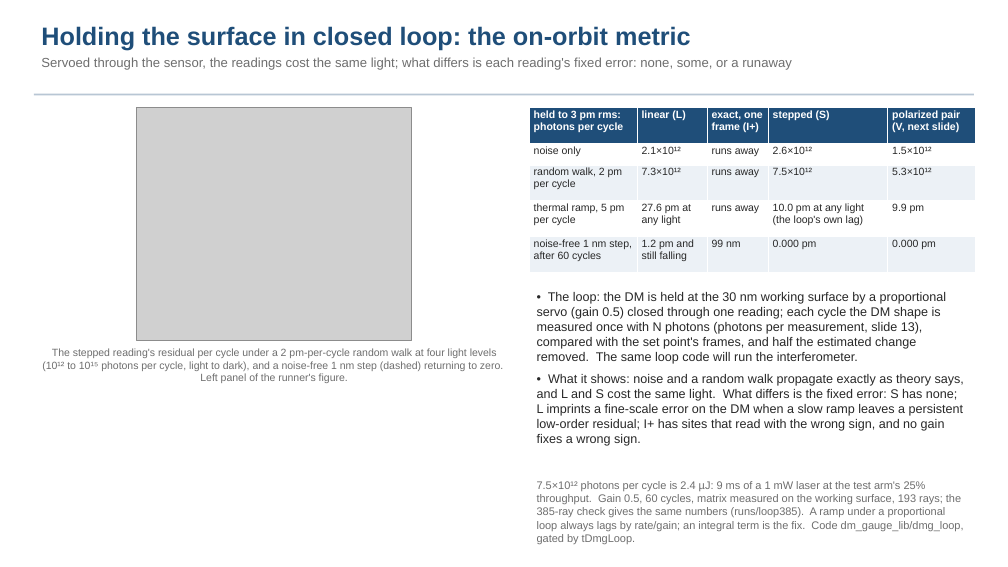
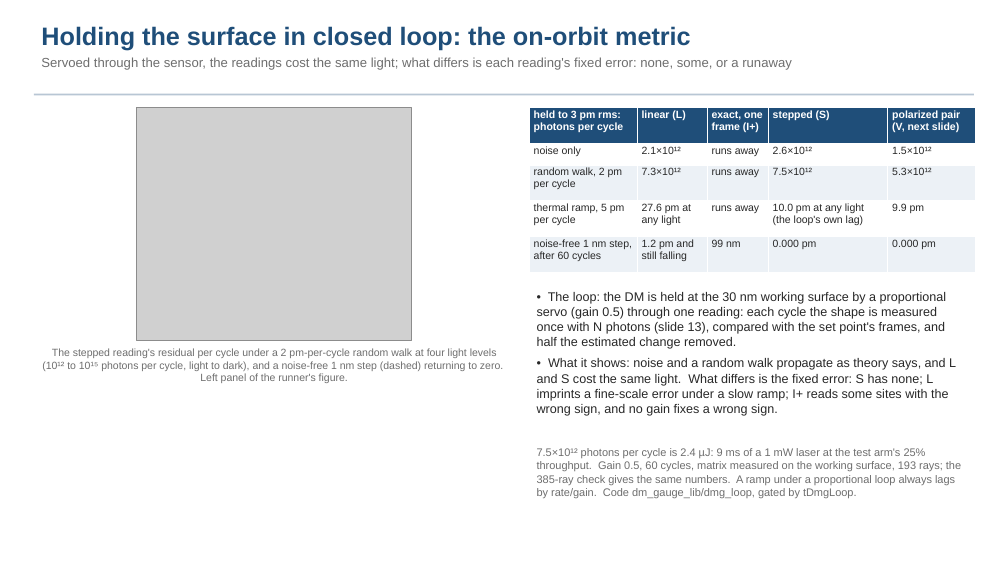
Before and after one commit to nasa-jpl/macos, a slide deck: slide 14 of demo_session/deck_zwfs.pptx. Drawn at 1008x567 pixels with LibreOffice and Linux fonts; fonts in the diff are those of the drawing; grey boxes stand for pictures. Boxes give left, top, right and bottom in pixels: in the first picture for what was removed or moved away, otherwise in the second. Text is boxed around its words. In the diff, an @@ line names an element or a change of style, - is before the commit and + after.

```diff
--- a/demo_session/deck_zwfs.pptx
+++ b/demo_session/deck_zwfs.pptx
@@ text at box(537, 292, 956, 416): text changed @@
-• The loop: the DM is held at the 30 nm working surface by a proportional servo (gain 0.5) closed through one reading; each cycle the DM shape is measured once with N photons (photons per measurement, slide 13), compared with the set point's frames, and half the estimated change removed. The same loop code will run the interferometer.
-• What it shows: noise and a random walk propagate exactly as theory says, and L and S cost the same light. What differs is the fixed error: S has none; L imprints a fine-scale error on the DM when a slow ramp leaves a persistent low-order residual; I+ has sites that read with the wrong sign, and no gain fixes a wrong sign.
+• The loop: the DM is held at the 30 nm working surface by a proportional servo (gain 0.5) through one reading: each cycle the shape is measured once with N photons (slide 13), compared with the set point's frames, and half the estimated change removed.
+• What it shows: noise and a random walk propagate as theory says, and L and S cost the same light. What differs is the fixed error: S has none; L imprints a fine-scale error under a slow ramp; I+ reads some sites with the wrong sign, and no gain fixes a wrong sign.
@@ text at box(537, 448, 961, 498): text changed @@
-7.5×10¹² photons per cycle is 2.4 µJ: 9 ms of a 1 mW laser at the test arm's 25% throughput. Gain 0.5, 60 cycles, matrix measured on the working surface, 193 rays; the 385-ray check gives the same numbers (runs/loop385). A ramp under a proportional loop always lags by rate/gain; an integral term is the fix. Code dm_gauge_lib/dmg_loop, gated by tDmgLoop.
+7.5×10¹² photons per cycle is 2.4 µJ: 9 ms of a 1 mW laser at the test arm's 25% throughput. Gain 0.5, 60 cycles, matrix measured on the working surface, 193 rays; the 385-ray check gives the same numbers. A ramp under a proportional loop always lags by rate/gain. Code dm_gauge_lib/dmg_loop, gated by tDmgLoop.
```
Also in this commit, not shown: 1 other slide changed, 1 slide added, 2 other files.
